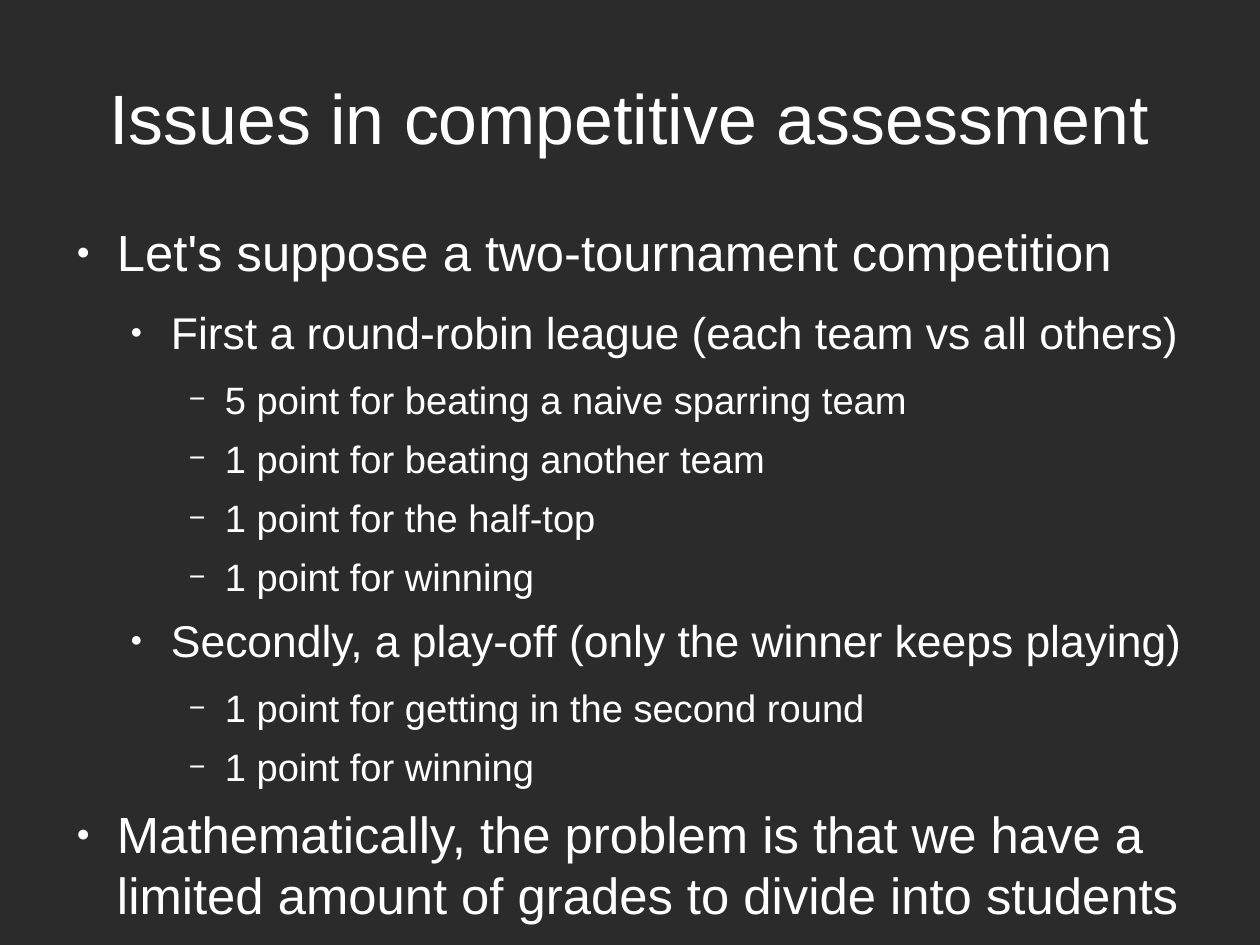
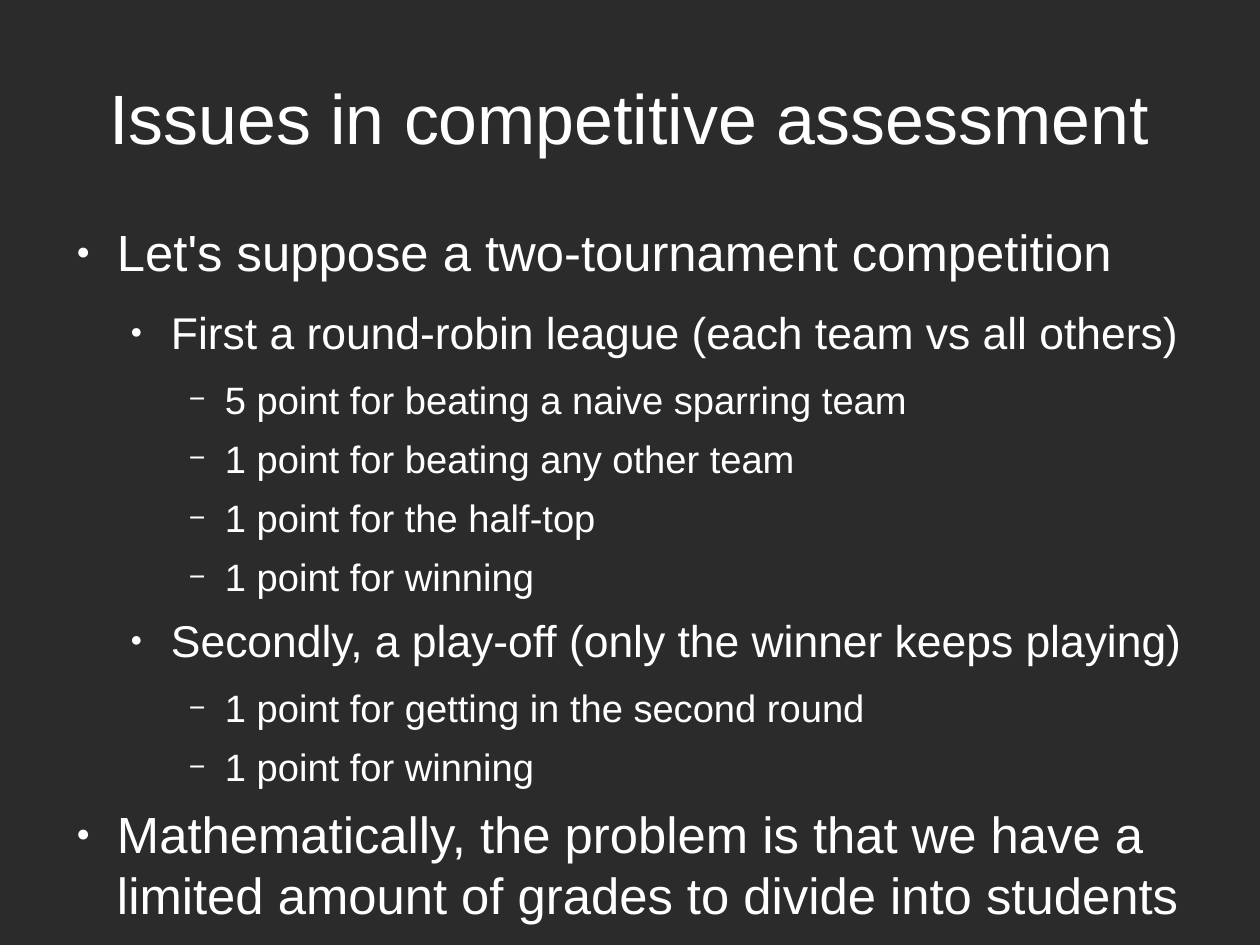
Before and after one commit to rompehielos013013013/gsiege, a slide deck: slide 7 of presentacion/Brunel2014/assessingCompetitions.odp. Drawn at 1260x945 pixels with LibreOffice and Linux fonts; fonts in the diff are those of the drawing; background and template pictures are left out; a plain dark background stands for a picture behind light text. Boxes give left, top, right and bottom in pixels: in the first picture for what was removed or moved away, otherwise in the second. Text is boxed around its words. In the diff, an @@ line names an element or a change of style, - is before the commit and + after.

```diff
--- a/presentacion/Brunel2014/assessingCompetitions.odp
+++ b/presentacion/Brunel2014/assessingCompetitions.odp
@@ text at (225, 445, 795, 481): text changed @@
-    − 1 point for beating another team
+    − 1 point for beating any other team
```
Also in this commit, not shown: 10 other slides changed, 3 slides added.
